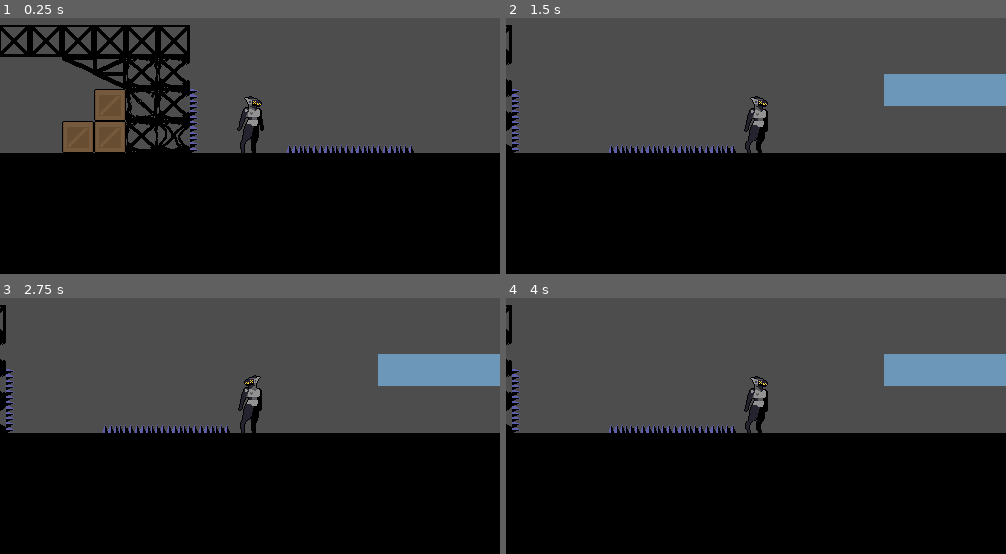
Above: before the commit, frames 1-4 (two rows, left to right).
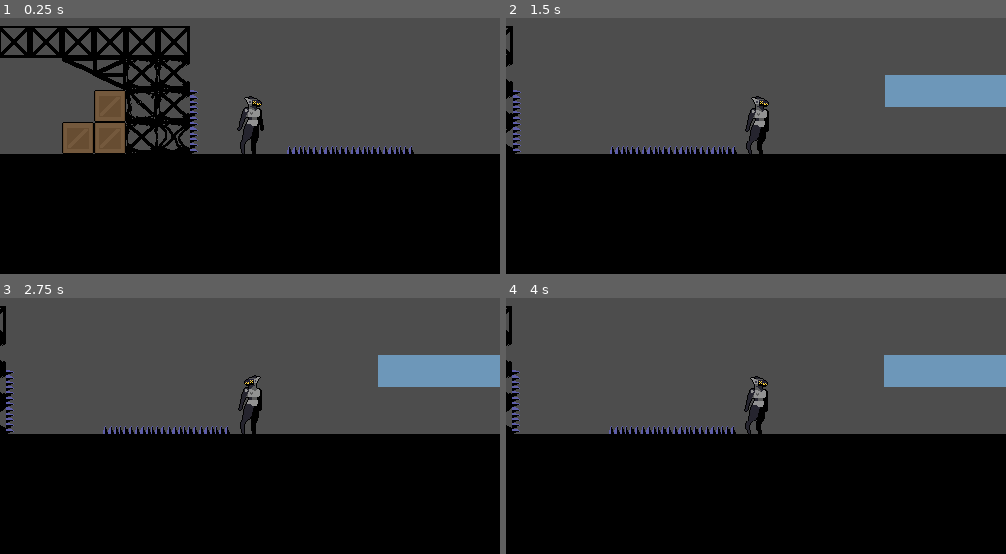
Above: after the commit, the same moments.

Repository: flrping/two-body-problem
Game: Godot game, scene res://scenes/test.tscn
The game is run twice, just before and just after one commit, with the same random seed, the same clock (stepped at 60 frames per second) and the same inputs.
Inputs:
- Up to frame 1 (0.25 s): no input
- Up to frame 2 (1.5 s): tap Enter (ui_accept) at 0.5, 0.77 s; hold Right (ui_right) from 0.53 s (still down)
- Up to frame 3 (2.75 s): tap Enter (ui_accept) at 1.52, 2 s; release Right (ui_right) at 2.03 s; hold Left (ui_left) from 2.03 s (still down)
- Up to frame 4 (4 s): tap Enter (ui_accept) at 2.75, 3.02, 3.5, 3.77 s; release Left (ui_left) at 2.78 s; hold Right (ui_right) from 2.78 s (still down)

The runs differ from the first frame. In frame 1, 2.3% of the frame differs, in the area x 0-100%, y 2-54%; in frame 2, 1.5%; in frame 3, 0.9%; in frame 4, 0.9%.

Commit message:
add collision to black box

Diff:
--- a/src/assets/tilesets/levelparts1.tscn
+++ b/src/assets/tilesets/levelparts1.tscn
@@ -34,6 +34,7 @@
 14:0/0 = 0
 32:0/size_in_atlas = Vector2i(2, 2)
 32:0/0 = 0
+32:0/0/physics_layer_0/polygon_0/points = PackedVector2Array(-16, -16, 16, -16, 16, 16, -16, 16)
 2:0/size_in_atlas = Vector2i(2, 2)
 2:0/0 = 0
 4:0/size_in_atlas = Vector2i(2, 2)
